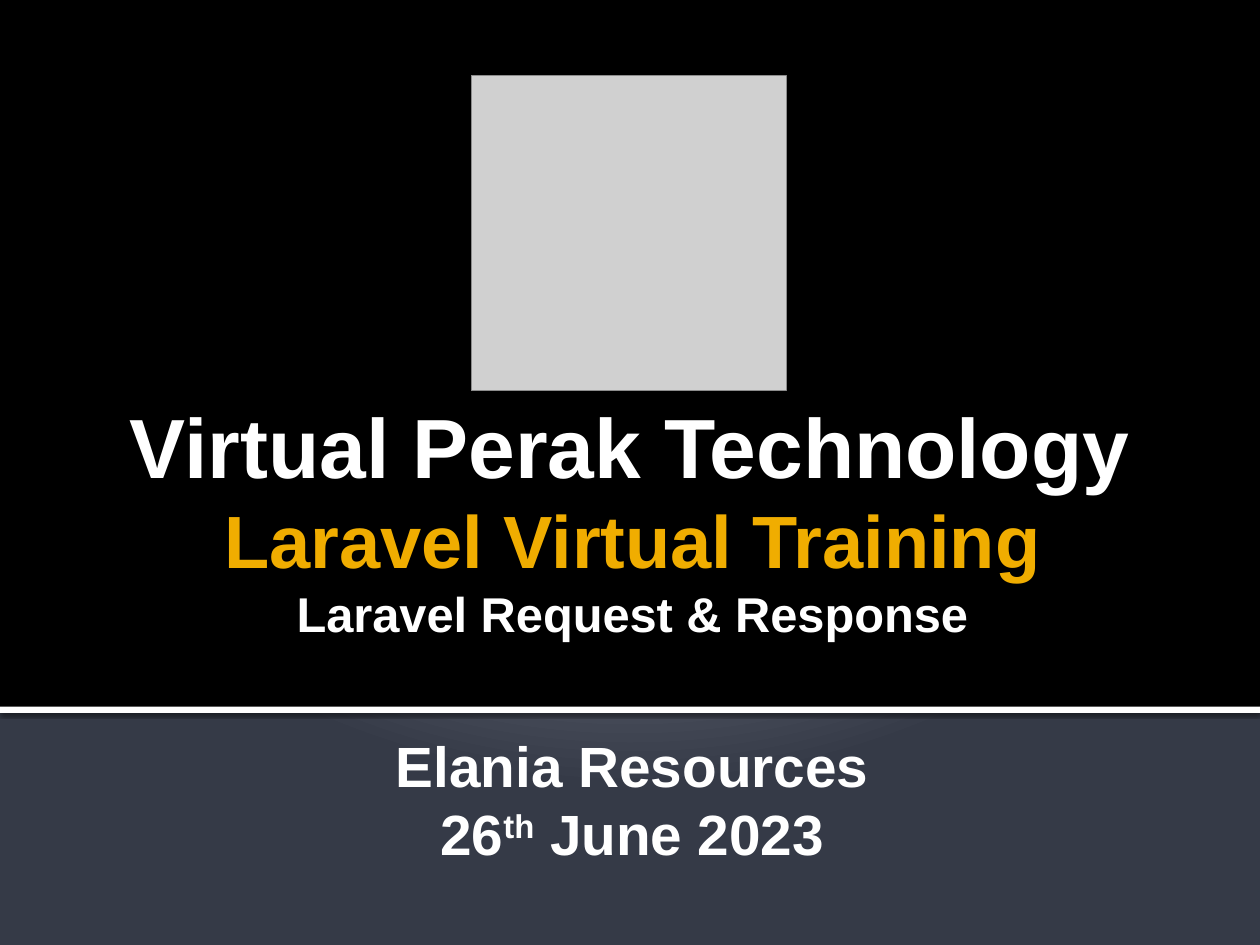
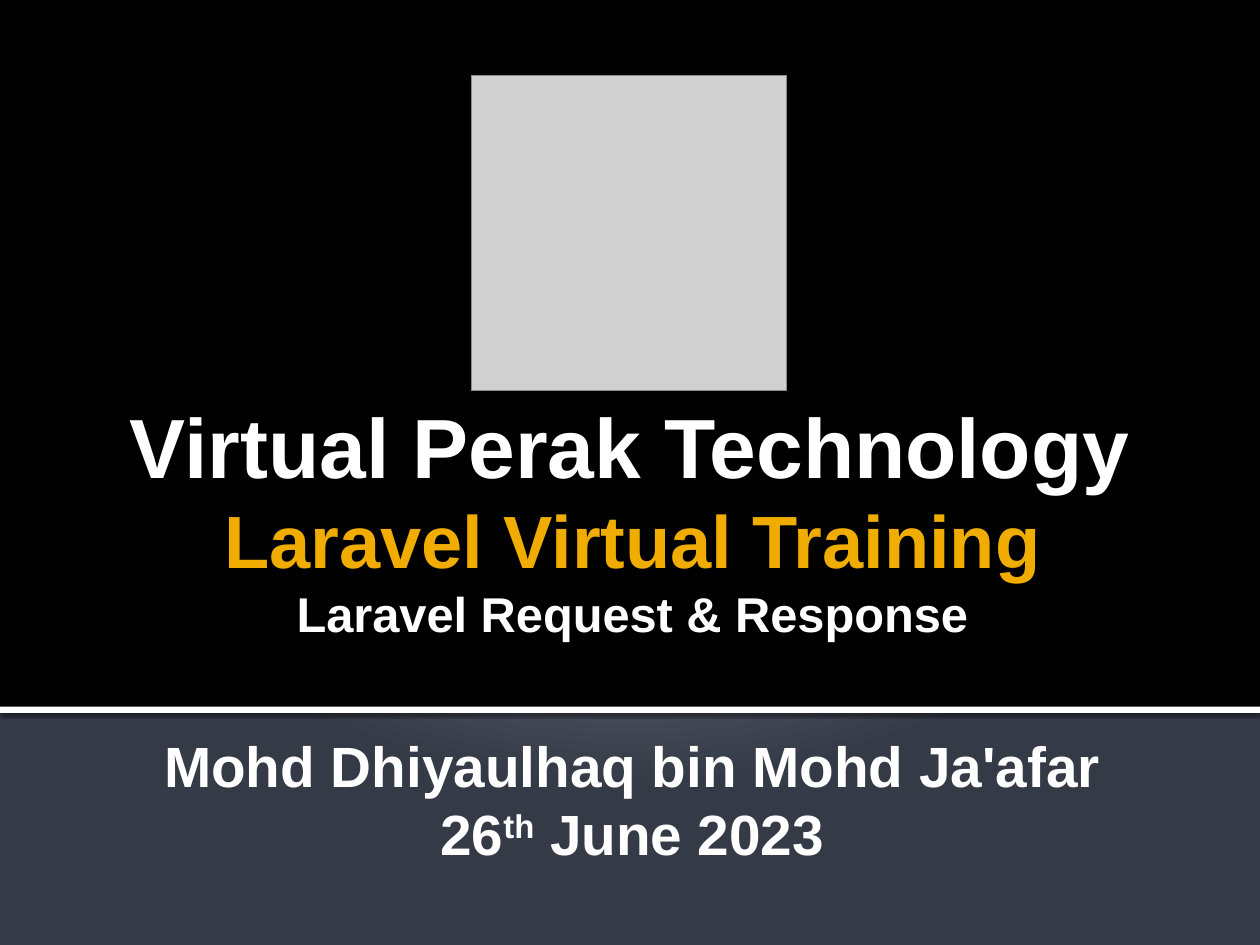
Before and after one commit to peraktechnology/laravel, a slide deck: slide 1 of 8. Request & Response/Laravel Request & Response.pptx. Drawn at 1260x945 pixels with LibreOffice and Linux fonts; fonts in the diff are those of the drawing; grey boxes stand for pictures. Boxes give left, top, right and bottom in pixels: in the first picture for what was removed or moved away, otherwise in the second. Text is boxed around its words. In the diff, an @@ line names an element or a change of style, - is before the commit and + after.

Commit message:
Request & Response

```diff
--- a/8. Request & Response/Laravel Request & Response.pptx
+++ b/8. Request & Response/Laravel Request & Response.pptx
@@ title at (164,514,1099,856): text changed @@
-Laravel Virtual Training
-Laravel Request & Response
-Elania Resources
-26th June 2023
+Laravel Virtual Training
+Laravel Request & Response
+Mohd Dhiyaulhaq bin Mohd Ja'afar
+26th June 2023
```
Also in this commit, not shown: 14 other slides changed, 20 slides added, 16 slides removed.
